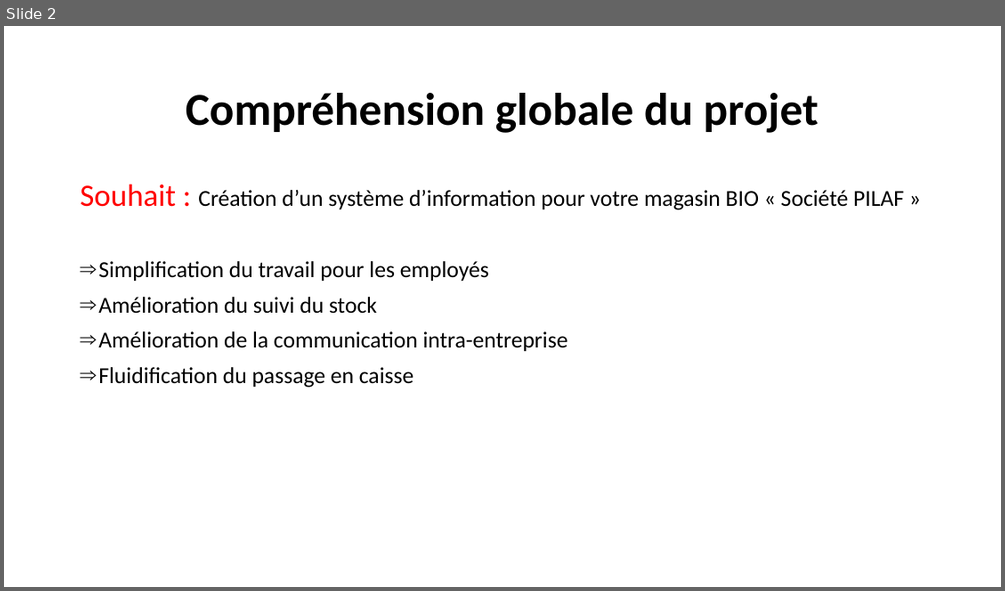
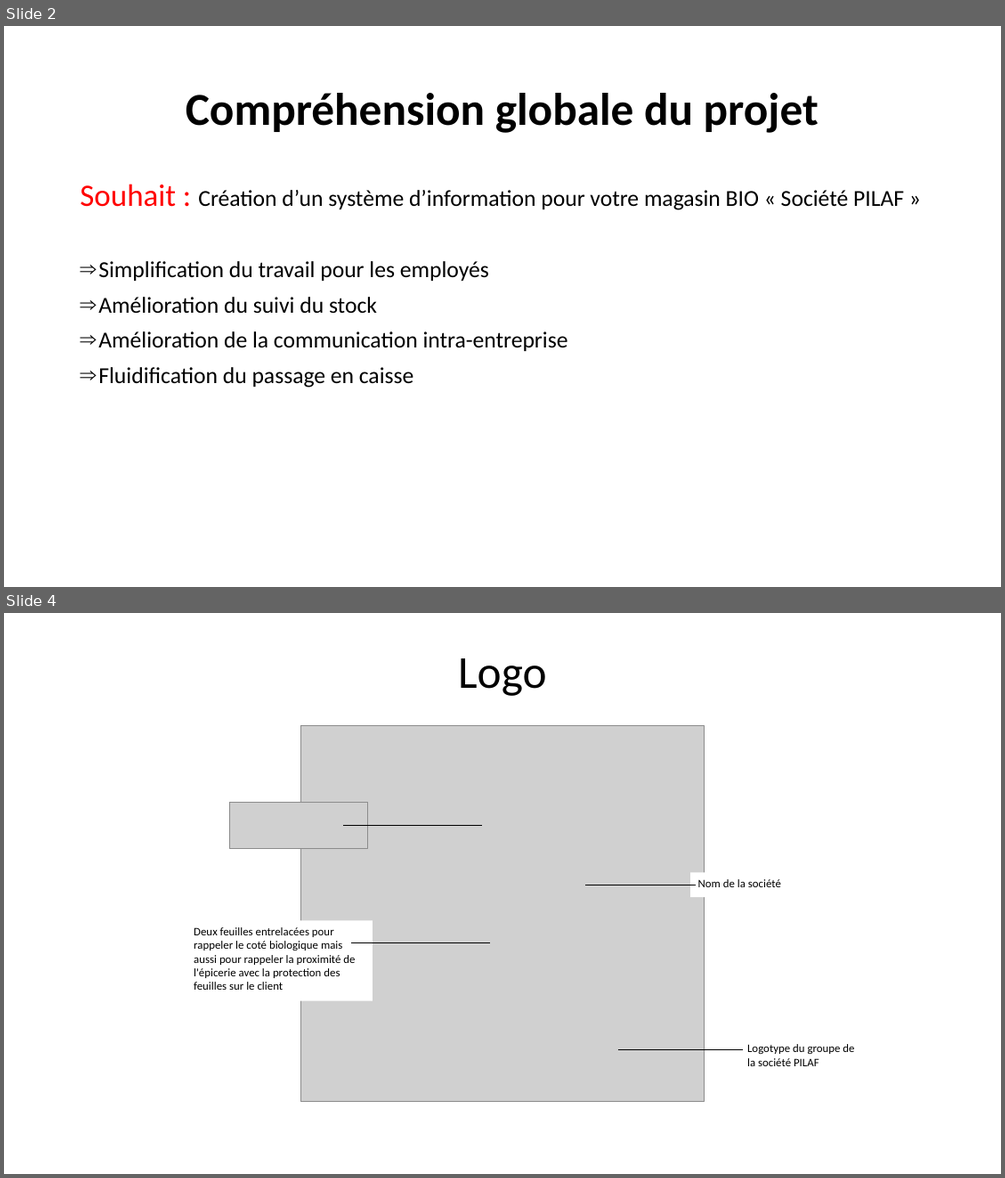
Before and after one commit to jeanlrnt/Projet_PILAF, a slide deck: Presentation_03_06_2020.pptx. Shown one above the other, each under a label of ours: slide 2 before the commit, slides 2 and 4 after it; the slides between them are not shown. The pictures are 1005x591 and 1005x1178 pixels, drawn with LibreOffice and Linux fonts; fonts in the diff are those of the drawing; grey boxes stand for pictures. Boxes give left, top, right and bottom in pixels: in the first picture for what was removed or moved away, otherwise in the second. Text is boxed around its words. In the diff, an @@ line names an element or a change of style, - is before the commit and + after.

```diff
--- a/Presentation_03_06_2020.pptx
+++ b/Presentation_03_06_2020.pptx
@@ slide 4 added at (4, 613, 1001, 1174), background #FFFFFF @@
@@ title added at (458, 658, 546, 696), 44 pt, text #000000 @@
+Logo
@@ picture added at (301, 725, 704, 1102) @@
@@ picture added at (229, 803, 367, 850) @@
@@ line added from (343, 826) to (483, 826), #000000 0.75 pt @@
@@ text added at (698, 879, 781, 887), 11 pt, text #000000 @@
+Nom de la société
@@ line added from (586, 884) to (696, 884), #000000 0.75 pt @@
@@ rectangle added at (186, 920, 372, 1001), fill #FFFFFF, 11 pt, text #000000 @@
+Deux feuilles entrelacées pour rappeler le coté biologique mais aussi pour rappeler la proximité de l'épicerie avec la protection des feuilles sur le client
@@ line added from (352, 943) to (490, 943), #000000 0.75 pt @@
@@ line added from (618, 1050) to (743, 1050), #000000 0.75 pt @@
@@ text added at (747, 1044, 854, 1066), 11 pt, text #000000 @@
+Logotype du groupe de la société PILAF
```
Also in this commit, not shown: 2 slides changed.
